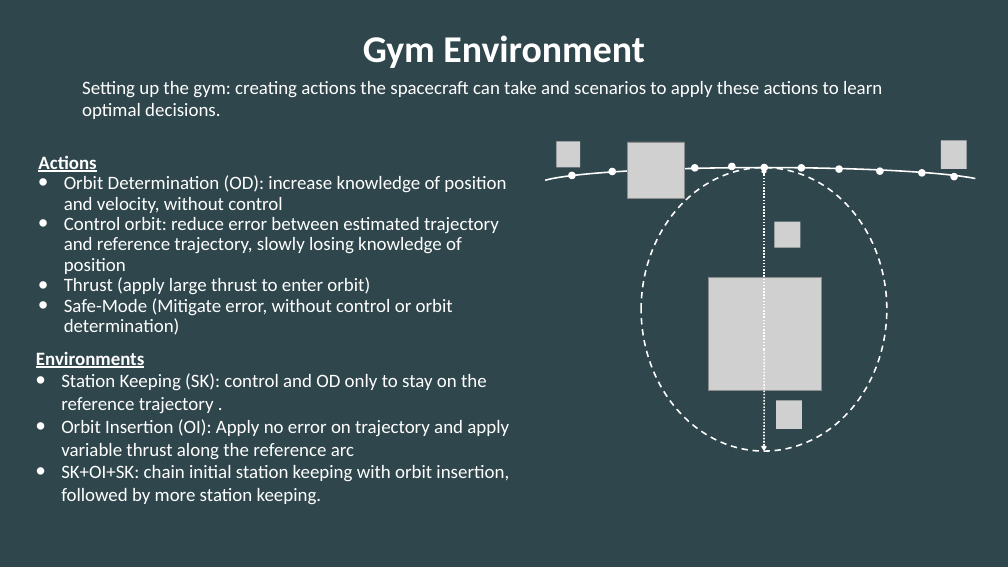
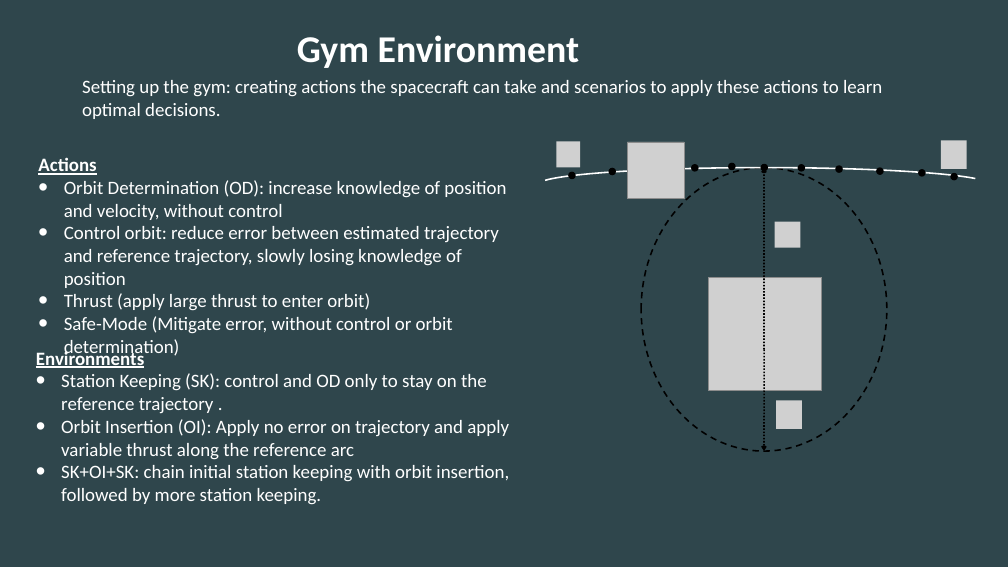
Before and after one commit to atharris/OrbitReinforcementLearning, a slide deck: slide 2 of presentation/midpoint.pptx. Drawn at 1008x567 pixels with LibreOffice and Linux fonts; fonts in the diff are those of the drawing; grey boxes stand for pictures. Boxes give left, top, right and bottom in pixels: in the first picture for what was removed or moved away, otherwise in the second. Text is boxed around its words. In the diff, an @@ line names an element or a change of style, - is before the commit and + after.

```diff
--- a/presentation/midpoint.pptx
+++ b/presentation/midpoint.pptx
@@ text "Gym Environment": place and size @@
-text "Gym Environment" at [363,35,645,68]
+text "Gym Environment" at [297,35,580,68]
@@ text "Actions" at [38,157,506,358]: line spacing 0.9 to 1 @@
@@ ellipse at [641,167,887,451]: outline #FFFFFF 3 pt dashed to #000000 3 pt @@
@@ arrow removed from (764, 350) to (764, 167) @@
@@ freeform shape added at [764,167,764,349], outline #000000 3 pt @@
@@ fill #FFFFFF to #000000 in 10 elements at [568,172,576,179], [728,163,735,170], [691,164,698,172], [760,164,768,171], [609,168,616,175], [950,173,958,180], [876,167,884,175], [797,164,805,172], [835,165,843,173], [918,169,926,177] @@
@@ arrow removed from (764, 350) to (764, 451) @@
@@ freeform shape added at [764,350,764,451], outline #000000 3 pt @@
```
Also in this commit, not shown: 2 other slides changed, 1 slide added, 1 slide removed.
